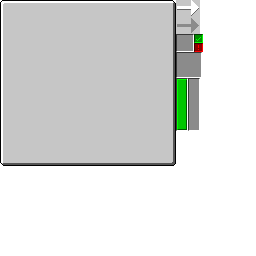
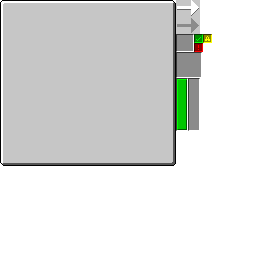
Before/after of a 256px x 256px layered artwork. What changed in the layer stack:
added layer "warning" above "ok" over [203, 34, 212, 43]
